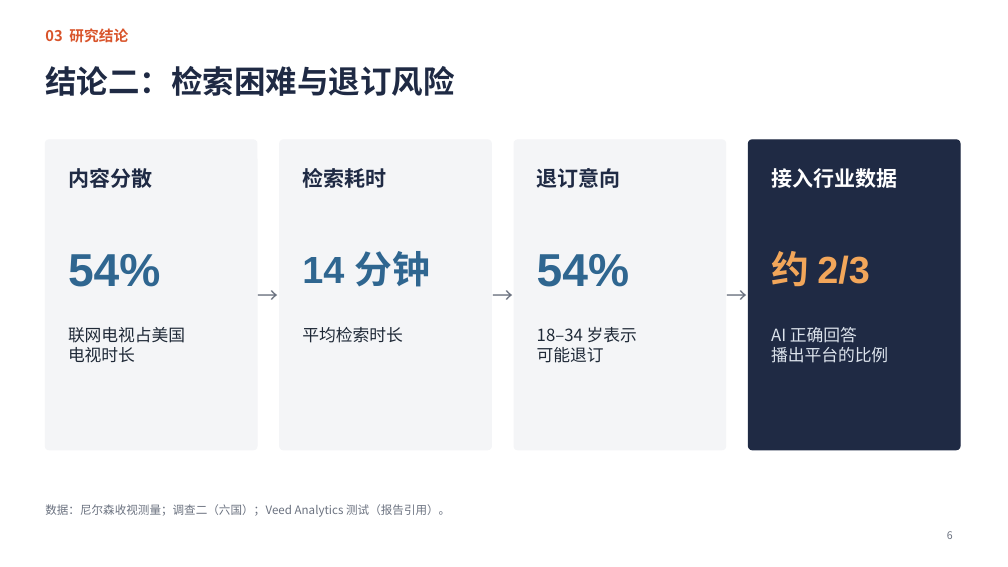
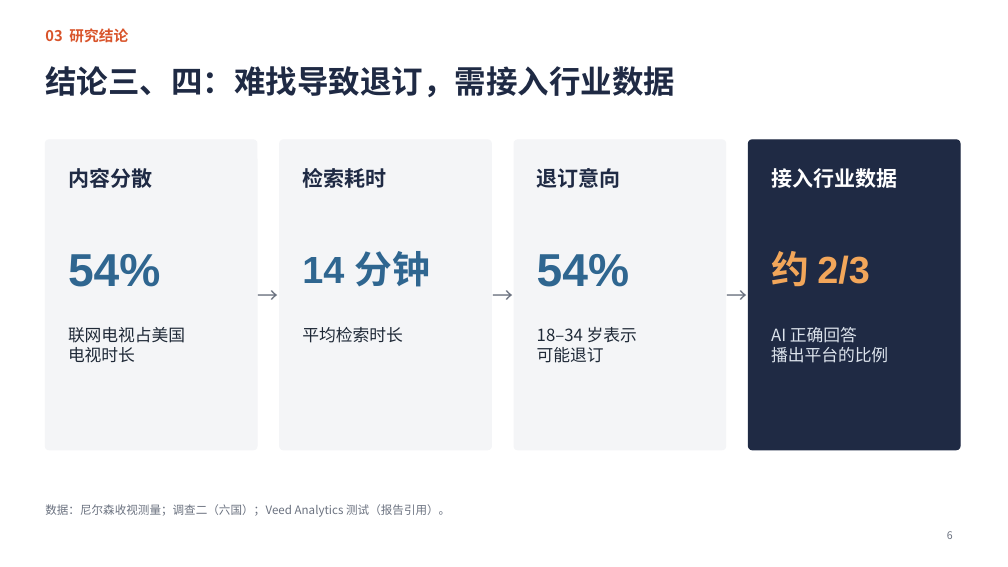
Before and after one commit to jayleo113/ppt, a slide deck: slide 6 of Gracenote报告解读_课堂汇报.pptx. Drawn at 1008x567 pixels with LibreOffice and Linux fonts; fonts in the diff are those of the drawing. Boxes give left, top, right and bottom in pixels: in the first picture for what was removed or moved away, otherwise in the second. Text is boxed around its words. In the diff, an @@ line names an element or a change of style, - is before the commit and + after.

```diff
--- a/Gracenote报告解读_课堂汇报.pptx
+++ b/Gracenote报告解读_课堂汇报.pptx
@@ title at (45,66,675,97): text changed @@
-结论二：检索困难与退订风险
+结论三、四：难找导致退订，需接入行业数据
```
Also in this commit, not shown: 6 other slides changed, 1 slide added, 1 slide removed, 5 other files.
